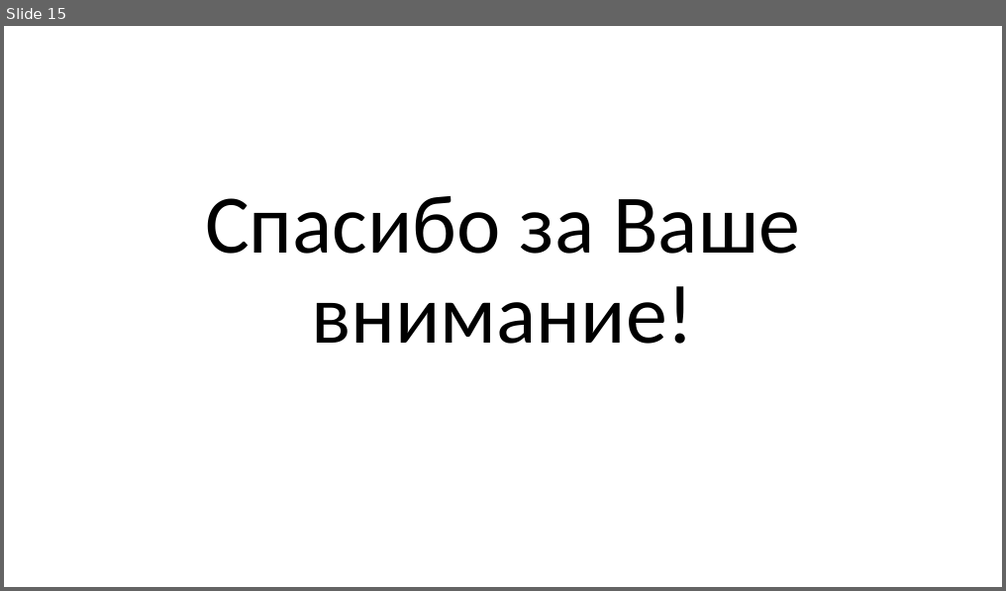
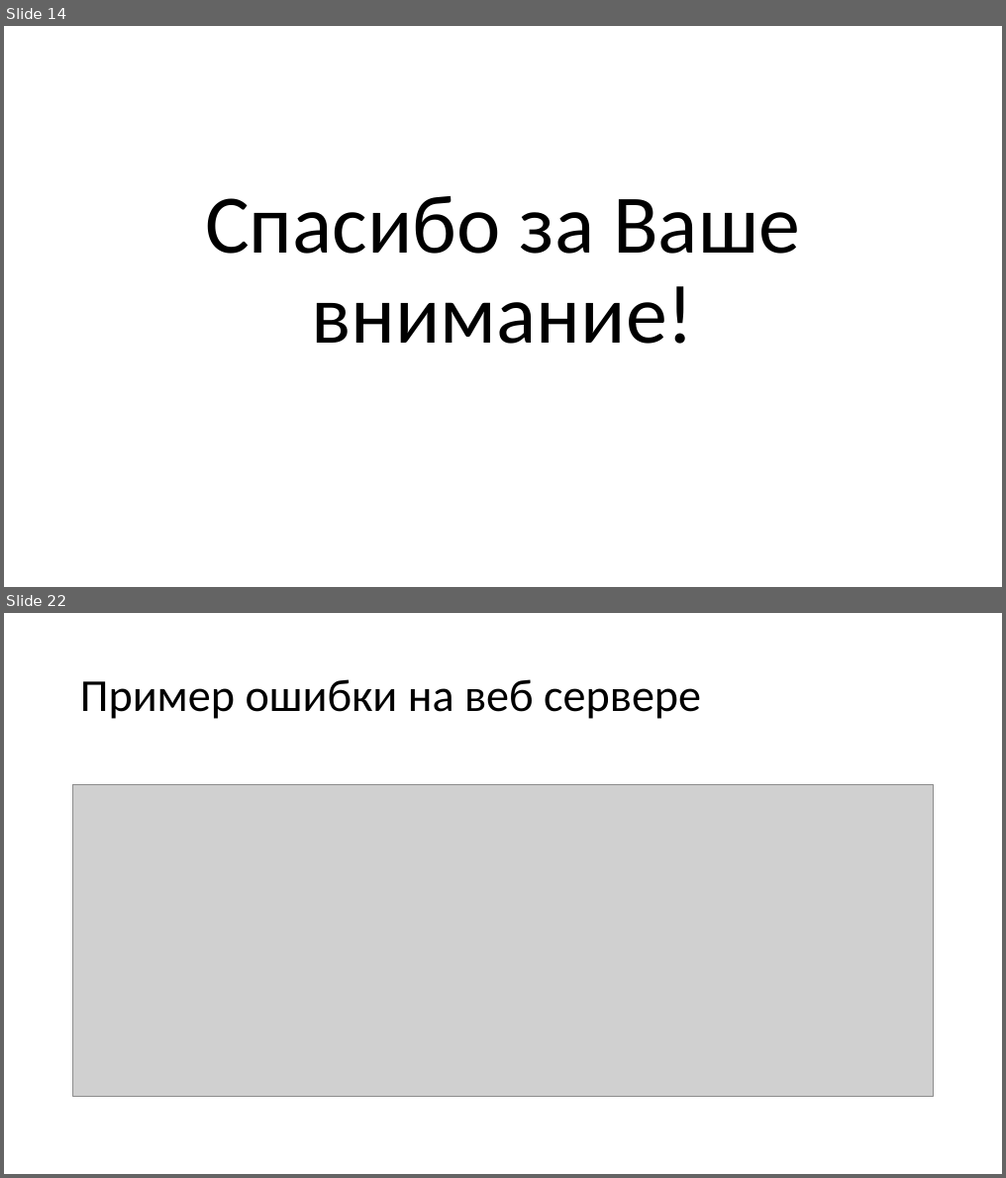
Before and after one commit to RanFog/VKR, a slide deck: Презентация к защите.pptx. Shown one above the other, each under a label of ours: slide 15 before the commit, slides 14 and 22 after it; the slides between them are not shown. The pictures are 1006x591 and 1006x1178 pixels, drawn with LibreOffice and Linux fonts; fonts in the diff are those of the drawing; grey boxes stand for pictures. Boxes give left, top, right and bottom in pixels: in the first picture for what was removed or moved away, otherwise in the second. Text is boxed around its words. In the diff, an @@ line names an element or a change of style, - is before the commit and + after.

```diff
--- a/Презентация к защите.pptx
+++ b/Презентация к защите.pptx
@@ slide 22 added at [4, 613, 1002, 1174], background #FFFFFF @@
@@ title added at [80, 679, 701, 719], 44 pt, text #000000 @@
+Пример ошибки на веб сервере
@@ picture added at [73, 784, 934, 1096] @@
@@ what was slide 15 is now slide 14 @@
```
Also in this commit, not shown: 1 slide changed, 8 other slides added, 2 slides removed, 10 other files.
